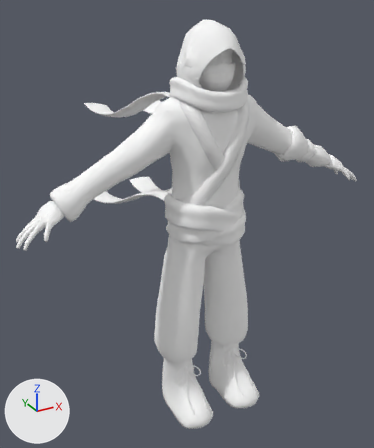
The FBX model Assets/Character/Model/Player/ninja_model_MeshJoin.fbx as it was, and as the next commit left it.
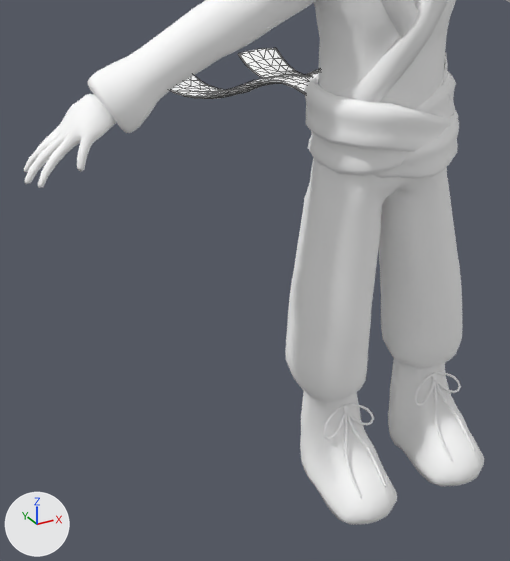
Each version appears first whole from a 50 mm lens placed at (-0.125, -0.207, 0.217), pointed at (-0.003, 0.014, 0.106), and next in a close-up on the part from 1% to 73% of the width and 34% to 100% of the height. Lighting does not change. The marker at lower left points along +X, +Y and +Z. The first two pictures are the older version. The close-ups show mesh edges as thin lines. Where no turn or scale is listed for an object, it has been applied to the vertices.

The first close-up shows 'Body', 'Leftloincloth', 'Leftope', 'Rightloincloth', 'Rightrope'.
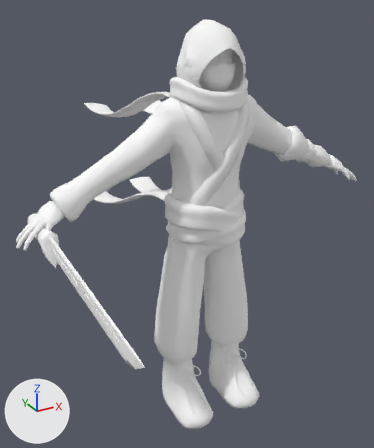
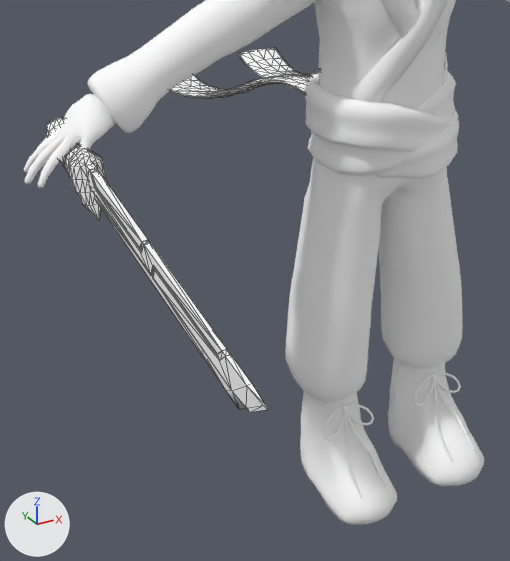
The change, as JSON lines over the scene's bpy script:
```json
{"op": "add", "block": "me_mesh_009", "code": ["me_mesh_009 = bpy.data.meshes.new('Mesh.009')", "me_mesh_009.from_pydata(...)  # 276 vertices, 537 faces; spans x -0.0853..-0.0779, y -0.1057..0.0129, z 0.1153..0.1297", "me_mesh_009.materials.append(mat_all)  # its picture is missing"]}
{"op": "add", "block": "ob_blade", "code": ["ob_blade = bpy.data.objects.new('Blade', me_mesh_009)", "ob_blade.location = (0.0, 0.0, 0.0)"]}
```

What differs and where, as boxes [x1, y1, x2, y2] in the close-ups (510 x 561 px):
```json
{"object": "Blade", "change": "added", "after": [46, 118, 268, 412]}
```
